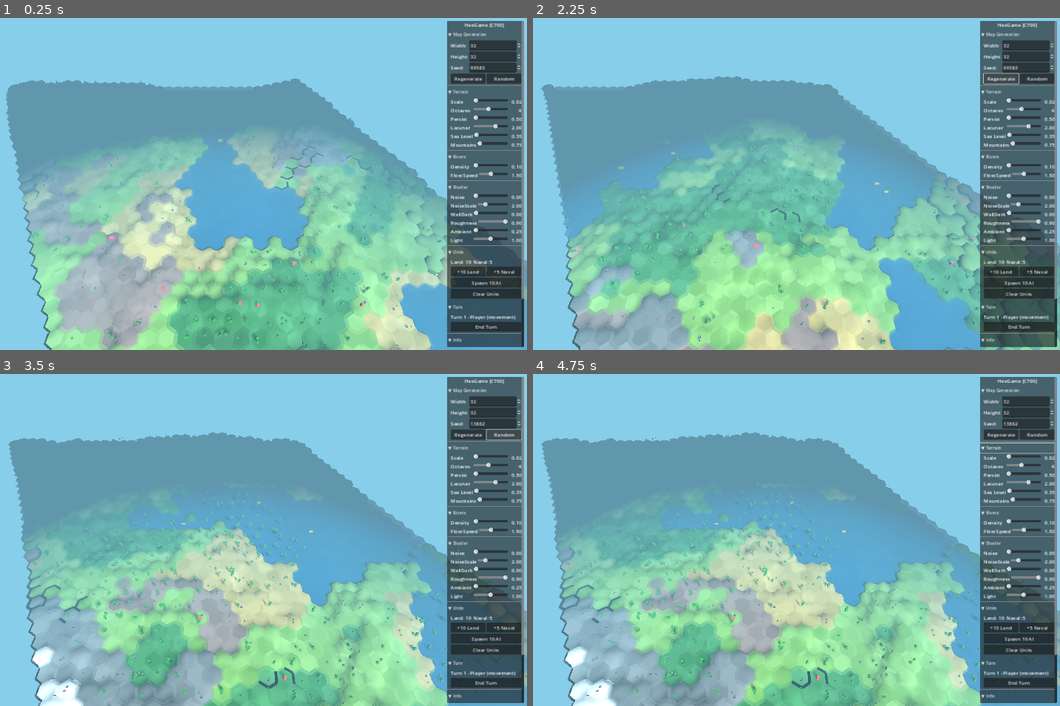
Above: before the commit, frames 1-4 (two rows, left to right).
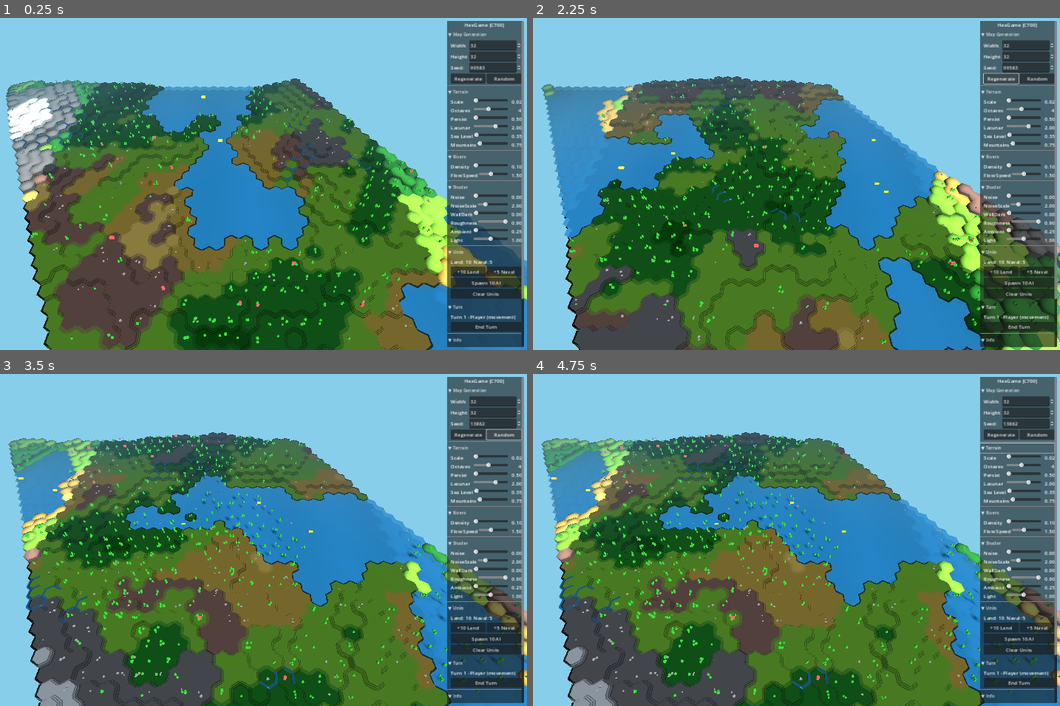
Above: after the commit, the same moments.

Repository: bobum/hexgame
Game: Godot game, scene res://scenes/main.tscn
Same seed, same stepped clock (60 frames per second), same inputs: the game is played once before the commit and once after it.
Inputs:
- Up to frame 1 (0.25 s): no input
- Up to frame 2 (2.25 s): click "▼ Map Generation" at 0.5 s; click "▶ Map Generation" at 1.25 s; click "Regenerate" at 2 s
- Up to frame 3 (3.5 s): click "Random" at 2.75 s
- Up to frame 4 (4.75 s): click "▼ Terrain" at 3.5 s; click "▶ Terrain" at 4.25 s

The runs differ from the first frame. In frame 1, 60% of the frame differs, in the area x 1-100%, y 18-100%; in frame 2, 62%, in the area x 1-100%, y 17-100%; in frame 3, 61%; in frame 4, 61%.

Commit message:
Improve terrain visuals with flat shading and auto-screenshot system
- Add ScreenshotCapture utility for autonomous visual debugging (F11/F12)
- Use flat normals instead of smooth normals for crisp terrain edges
- Remove color variation from mesh builder for cleaner hex colors
- Increase wall darkening (0.55) for more defined terraces
- Add saturation boost (0.15) to shader for vibrant colors
- Adjust lighting: ambient 0.5, directional 1.2
- Push fog back (40-80 units) for better visibility
- Brighten grass green color

Co-Authored-By: Claude Opus 4.5 <noreply@anthropic.com>

Diff:
--- a/godot/scenes/main.tscn
+++ b/godot/scenes/main.tscn
@@ -7,16 +7,16 @@
 background_mode = 1
 background_color = Color(0.529, 0.808, 0.922, 1)
 ambient_light_source = 2
-ambient_light_color = Color(0.6, 0.65, 0.7, 1)
-ambient_light_energy = 0.25
+ambient_light_color = Color(0.8, 0.85, 0.9, 1)
+ambient_light_energy = 0.5
 tonemap_mode = 0
 fog_enabled = true
 fog_mode = 1
 fog_light_color = Color(0.529, 0.808, 0.922, 1)
-fog_light_energy = 0.5
-fog_depth_begin = 20.0
-fog_depth_end = 50.0
-fog_sky_affect = 0.3
+fog_light_energy = 0.2
+fog_depth_begin = 40.0
+fog_depth_end = 80.0
+fog_sky_affect = 0.1
 
 [node name="Main" type="Node3D"]
 script = ExtResource("1_main")
@@ -30,8 +30,8 @@
 
 [node name="DirectionalLight3D" type="DirectionalLight3D" parent="."]
 transform = Transform3D(0.866025, -0.353553, 0.353553, 0, 0.707107, 0.707107, -0.5, -0.612372, 0.612372, 0, 30, 0)
-light_color = Color(1, 1, 1, 1)
-light_energy = 1.0
+light_color = Color(1, 0.98, 0.95, 1)
+light_energy = 1.2
 shadow_enabled = true
 shadow_bias = 0.03
 directional_shadow_mode = 1
--- a/godot/src/core/types.gd
+++ b/godot/src/core/types.gd
@@ -22,7 +22,7 @@
 const COLORS: Dictionary = {
 	Type.OCEAN: Color(0.102, 0.298, 0.431),      # 0x1a4c6e - Deep blue
 	Type.COAST: Color(0.176, 0.545, 0.788),      # 0x2d8bc9 - Light blue
-	Type.PLAINS: Color(0.486, 0.702, 0.259),     # 0x7cb342 - Grass green
+	Type.PLAINS: Color(0.52, 0.75, 0.28),         # Brighter grass green
 	Type.FOREST: Color(0.180, 0.490, 0.196),     # 0x2e7d32 - Dark green
 	Type.HILLS: Color(0.553, 0.431, 0.388),      # 0x8d6e63 - Brown
 	Type.MOUNTAINS: Color(0.459, 0.459, 0.459),  # 0x757575 - Gray
--- /dev/null
+++ b/godot/src/debug/screenshot_capture.gd
@@ -0,0 +1,156 @@
+class_name ScreenshotCapture
+extends Node
+## Automatic screenshot capture for AI-assisted visual debugging
+## Saves screenshots to a fixed location for external analysis
+
+# Screenshot output path - save to project root for easy access
+const SCREENSHOT_PATH = "C:/projects/hexgame/godot/debug_screenshot.png"
+
+# Fixed camera settings for consistent screenshots
+const DEBUG_CAMERA_DISTANCE: float = 35.0
+const DEBUG_CAMERA_PITCH: float = 55.0
+const DEBUG_CAMERA_YAW: float = 0.0
+
+# Auto-capture settings
+const AUTO_CAPTURE_DELAY: float = -1.0  # Set to -1 to disable auto-capture
+const AUTO_QUIT_AFTER_CAPTURE: bool = false
+const DEBUG_SEED: int = 12345  # Fixed seed for consistent screenshots
+
+# Reference to map camera
+var camera: MapCamera = null
+var auto_capture_timer: float = -1.0
+var has_auto_captured: bool = false
+
+# Signals
+signal screenshot_taken(path: String)
+signal camera_positioned()
+
+
+func _ready() -> void:
+	print("[ScreenshotCapture] Ready - Auto-capture in %.1f seconds" % AUTO_CAPTURE_DELAY)
+	auto_capture_timer = AUTO_CAPTURE_DELAY
+
+
+func _process(delta: float) -> void:
+	if auto_capture_timer > 0:
+		auto_capture_timer -= delta
+		if auto_capture_timer <= 0 and not has_auto_captured:
+			has_auto_captured = true
+			_do_auto_capture()
+
+
+func _do_auto_capture() -> void:
+	print("[ScreenshotCapture] Starting auto-capture sequence...")
+	var main = get_parent()
+
+	# Use fixed seed for consistent screenshots
+	if main and main.has_method("regenerate_with_settings"):
+		print("[ScreenshotCapture] Using fixed seed: %d" % DEBUG_SEED)
+		main.regenerate_with_settings(main.map_width, main.map_height, DEBUG_SEED)
+		# Wait for regeneration to complete
+		await get_tree().create_timer(1.0).timeout
+
+	# Calculate map center
+	var center = Vector3.ZERO
+	if main and "grid" in main and main.grid:
+		var center_q = main.map_width / 2
+		var center_r = main.map_height / 2
+		var center_coords = HexCoordinates.new(center_q, center_r)
+		center = center_coords.to_world_position(0)
+
+	# Position camera and capture
+	var path = await capture_debug_screenshot(center)
+
+	if path != "" and AUTO_QUIT_AFTER_CAPTURE:
+		print("[ScreenshotCapture] Screenshot complete, quitting...")
+		await get_tree().create_timer(0.5).timeout
+		get_tree().quit()
+
+
+## Setup with camera reference
+func setup(map_camera: MapCamera) -> void:
+	camera = map_camera
+
+
+## Take a screenshot and save to the fixed path
+func capture_screenshot() -> String:
+	# Wait for the frame to render
+	await RenderingServer.frame_post_draw
+
+	# Get the viewport image
+	var viewport = get_viewport()
+	var image = viewport.get_texture().get_image()
+
+	# Save to project directory
+	var error = image.save_png(SCREENSHOT_PATH)
+	if error == OK:
+		print("[ScreenshotCapture] Screenshot saved to: %s" % SCREENSHOT_PATH)
+		screenshot_taken.emit(SCREENSHOT_PATH)
+		return SCREENSHOT_PATH
+	else:
+		push_error("[ScreenshotCapture] Failed to save screenshot: %s" % error)
+		return ""
+
+
+## Position camera at a fixed debug position for consistent screenshots
+func position_camera_for_debug(center_target: Vector3 = Vector3.ZERO) -> void:
+	if not camera:
+		push_error("[ScreenshotCapture] No camera set up")
+		return
+
+	# Set fixed camera position
+	camera.set_target(center_target)
+	camera.target_distance = DEBUG_CAMERA_DISTANCE
+	camera.target_pitch = DEBUG_CAMERA_PITCH
+	camera.target_yaw = DEBUG_CAMERA_YAW
+
+	# Also set current values to snap immediately
+	camera.distance = DEBUG_CAMERA_DISTANCE
+	camera.pitch = DEBUG_CAMERA_PITCH
+	camera.yaw = DEBUG_CAMERA_YAW
+
+	print("[ScreenshotCapture] Camera positioned at debug view (dist=%.1f, pitch=%.1f, yaw=%.1f)" % [
+		DEBUG_CAMERA_DISTANCE, DEBUG_CAMERA_PITCH, DEBUG_CAMERA_YAW
+	])
+	camera_positioned.emit()
+
+
+## Position camera and take screenshot in one call
+func capture_debug_screenshot(center_target: Vector3 = Vector3.ZERO) -> String:
+	position_camera_for_debug(center_target)
+
+	# Wait a couple frames for camera to update and scene to render
+	await get_tree().process_frame
+	await get_tree().process_frame
+
+	return await capture_screenshot()
+
+
+## Get the expected screenshot path for external tools
+static func get_screenshot_path() -> String:
+	return SCREENSHOT_PATH
+
+
+## Check if a screenshot exists
+static func screenshot_exists() -> bool:
+	return FileAccess.file_exists(SCREENSHOT_PATH)
+
+
+func _input(event: InputEvent) -> void:
+	if event is InputEventKey and event.pressed:
+		# F12 - Take screenshot with current camera position
+		if event.keycode == KEY_F12:
+			print("[ScreenshotCapture] Capturing screenshot...")
+			capture_screenshot()
+		# F11 - Position camera at debug view and take screenshot
+		elif event.keycode == KEY_F11:
+			print("[ScreenshotCapture] Setting debug camera and capturing...")
+			# Calculate map center if we have access to it
+			var main = get_parent()
+			var center = Vector3.ZERO
+			if main and "grid" in main and main.grid:
+				var center_q = main.map_width / 2
+				var center_r = main.map_height / 2
+				var center_coords = HexCoordinates.new(center_q, center_r)
+				center = center_coords.to_world_position(0)
+			capture_debug_screenshot(center)
--- a/godot/src/main.gd
+++ b/godot/src/main.gd
@@ -4,6 +4,7 @@
 
 const ChunkedWaterRendererClass = preload("res://src/rendering/chunked_water_renderer.gd")
 const ChunkedRiverRendererClass = preload("res://src/rendering/chunked_river_renderer.gd")
+const ScreenshotCaptureClass = preload("res://src/debug/screenshot_capture.gd")
 
 @onready var hex_grid_node: Node3D = $HexGrid
 @onready var camera: MapCamera = $MapCamera
@@ -27,6 +28,7 @@
 var pathfinder: Pathfinder
 var path_renderer: PathRenderer
 var turn_manager: TurnManager
+var screenshot_capture: Node  # ScreenshotCapture
 
 # Map settings
 var map_width: int = 32
@@ -41,6 +43,7 @@
 	current_seed = randi()
 	_setup_ui()
 	_initialize_game()
+	_setup_screenshot_capture()
 
 
 func _setup_ui() -> void:
@@ -61,6 +64,13 @@
 	game_ui.noise_param_changed.connect(_on_noise_param_changed)
 	game_ui.shader_param_changed.connect(_on_shader_param_changed)
 	game_ui.lighting_param_changed.connect(_on_lighting_param_changed)
+
+
+func _setup_screenshot_capture() -> void:
+	screenshot_capture = ScreenshotCaptureClass.new()
+	add_child(screenshot_capture)
+	screenshot_capture.setup(camera)
+	print("Screenshot capture ready - Auto-capture enabled")
 
 
 func _on_ui_regenerate(width: int, height: int, seed_val: int) -> void:
--- a/godot/src/rendering/hex_mesh_builder.gd
+++ b/godot/src/rendering/hex_mesh_builder.gd
@@ -44,7 +44,8 @@
 ## Build geometry for a single cell (Catlike Coding pattern)
 func build_cell(cell: HexCell, grid: HexGrid) -> void:
 	var center = cell.get_world_position()
-	var base_color = _vary_color(cell.get_color(), 0.08)
+	# Use flat colors - no variation for crisp look
+	var base_color = cell.get_color()
 
 	# Gather all 6 neighbors and their colors
 	var neighbors: Array[HexCell] = []
@@ -56,7 +57,8 @@
 		var neighbor = grid.get_neighbor(cell, dir)
 		neighbors[dir] = neighbor
 		if neighbor:
-			neighbor_colors[dir] = _vary_color(neighbor.get_color(), 0.08)
+			# Use flat neighbor colors - no variation
+			neighbor_colors[dir] = neighbor.get_color()
 		else:
 			neighbor_colors[dir] = base_color
 
@@ -653,20 +655,35 @@
 
 
 func _create_mesh() -> ArrayMesh:
-	# Use SurfaceTool to build the mesh properly
+	# Use SurfaceTool to build the mesh with FLAT normals for crisp edges
 	var st = SurfaceTool.new()
 	st.begin(Mesh.PRIMITIVE_TRIANGLES)
 
-	# Add each triangle
+	# Add each triangle with explicit flat normals
 	var num_triangles = vertices.size() / 3
 	for i in range(num_triangles):
 		var idx = i * 3
+		var v0 = vertices[idx]
+		var v1 = vertices[idx + 1]
+		var v2 = vertices[idx + 2]
+
+		# Calculate flat face normal
+		var edge1 = v1 - v0
+		var edge2 = v2 - v0
+		var normal = edge1.cross(edge2).normalized()
+
+		# Add all 3 vertices with the SAME flat normal
+		st.set_normal(normal)
 		st.set_color(colors[idx])
-		st.add_vertex(vertices[idx])
+		st.add_vertex(v0)
+
+		st.set_normal(normal)
 		st.set_color(colors[idx + 1])
-		st.add_vertex(vertices[idx + 1])
+		st.add_vertex(v1)
+
+		st.set_normal(normal)
 		st.set_color(colors[idx + 2])
-		st.add_vertex(vertices[idx + 2])
-
-	st.generate_normals()
+		st.add_vertex(v2)
+
+	# Don't call generate_normals() - we set them manually for flat shading
 	return st.commit()
--- a/godot/src/rendering/terrain_shader.gdshader
+++ b/godot/src/rendering/terrain_shader.gdshader
@@ -4,8 +4,10 @@
 // Adjustable uniforms for real-time tweaking
 uniform float noise_strength : hint_range(0.0, 0.5) = 0.0;
 uniform float noise_scale : hint_range(0.5, 10.0) = 2.0;
-uniform float wall_darkening : hint_range(0.0, 0.8) = 0.0;
-uniform float roughness_value : hint_range(0.0, 1.0) = 0.9;
+uniform float wall_darkening : hint_range(0.0, 0.8) = 0.55;
+uniform float roughness_value : hint_range(0.0, 1.0) = 0.95;
+uniform float saturation_boost : hint_range(0.0, 0.5) = 0.15;
+uniform float edge_darkening : hint_range(0.0, 0.5) = 0.0;
 
 varying vec3 world_position;
 varying vec3 world_normal;
@@ -26,6 +28,12 @@
 	return mix(mix(a, b, f.x), mix(c, d, f.x), f.y);
 }
 
+// Saturation adjustment
+vec3 adjust_saturation(vec3 color, float amount) {
+	float luminance = dot(color, vec3(0.299, 0.587, 0.114));
+	return mix(vec3(luminance), color, 1.0 + amount);
+}
+
 void vertex() {
 	world_position = (MODEL_MATRIX * vec4(VERTEX, 1.0)).xyz;
 	world_normal = normalize((MODEL_MATRIX * vec4(NORMAL, 0.0)).xyz);
@@ -35,13 +43,18 @@
 	vec3 normal = normalize(world_normal);
 	vec3 color = COLOR.rgb;
 
+	// Boost saturation for more vibrant colors
+	if (saturation_boost > 0.001) {
+		color = adjust_saturation(color, saturation_boost);
+	}
+
 	// Optional noise variation
 	if (noise_strength > 0.001) {
 		float n = noise(world_position.xz * noise_scale);
 		color = color * (1.0 + (n - 0.5) * noise_strength);
 	}
 
-	// Optional wall darkening based on normal
+	// Wall darkening based on normal (makes terraces more visible)
 	if (wall_darkening > 0.001) {
 		float wall_factor = 1.0 - abs(normal.y);
 		color = color * (1.0 - wall_factor * wall_darkening);
